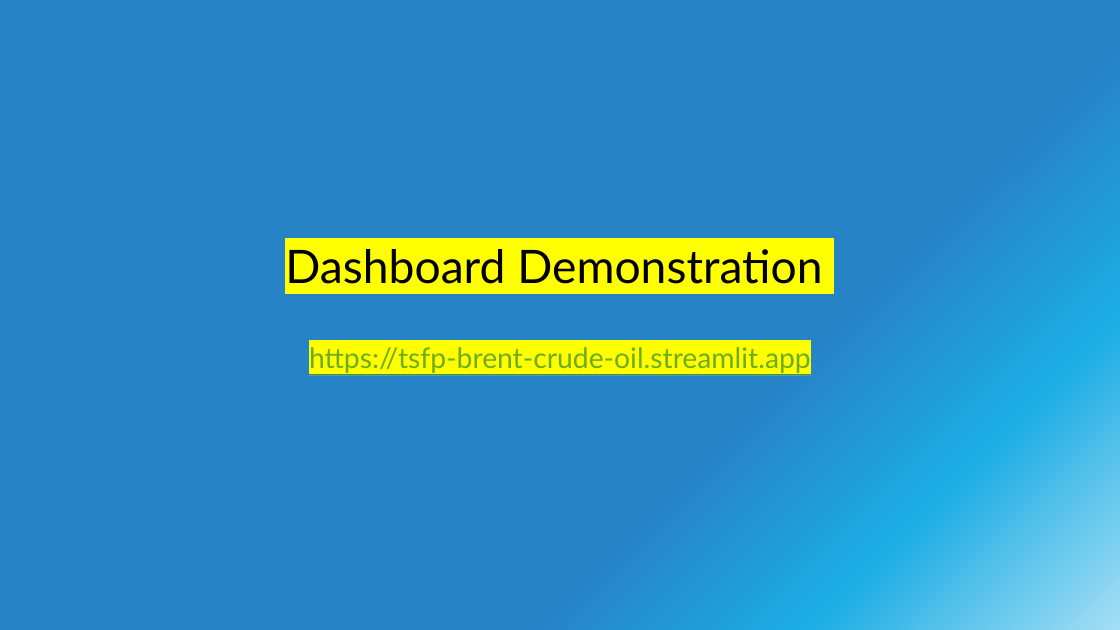
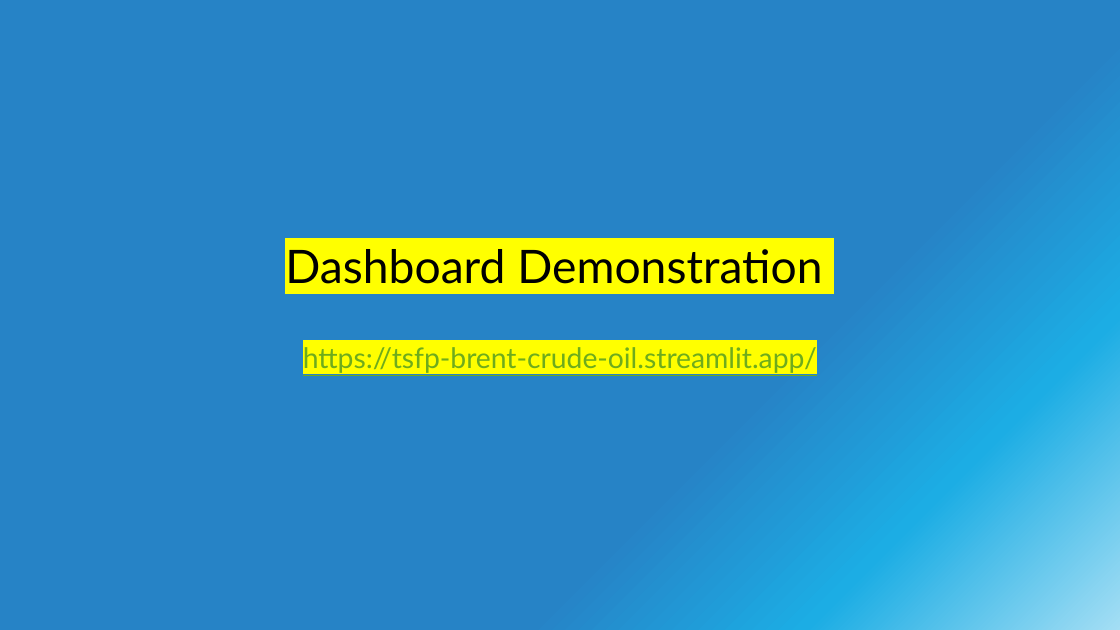
Before and after one commit to amohaf32/Time-Series-Forecast-Platform-Brent-Crude-Oil, a slide deck: slide 8 of presentations/Final Presentation .pptx (slide 9 before the commit). Drawn at 1120x630 pixels with LibreOffice and Linux fonts; fonts in the diff are those of the drawing. Boxes give left, top, right and bottom in pixels: in the first picture for what was removed or moved away, otherwise in the second. Text is boxed around its words. In the diff, an @@ line names an element or a change of style, - is before the commit and + after.

```diff
--- a/presentations/Final Presentation .pptx
+++ b/presentations/Final Presentation .pptx
@@ title at (285, 249, 822, 373): text changed @@
-Dashboard Demonstration
-https://tsfp-brent-crude-oil.streamlit.app
+Dashboard Demonstration
+https://tsfp-brent-crude-oil.streamlit.app/
```
Also in this commit, not shown: 8 other slides changed, 1 slide added, 1 slide removed, 5 other files.
